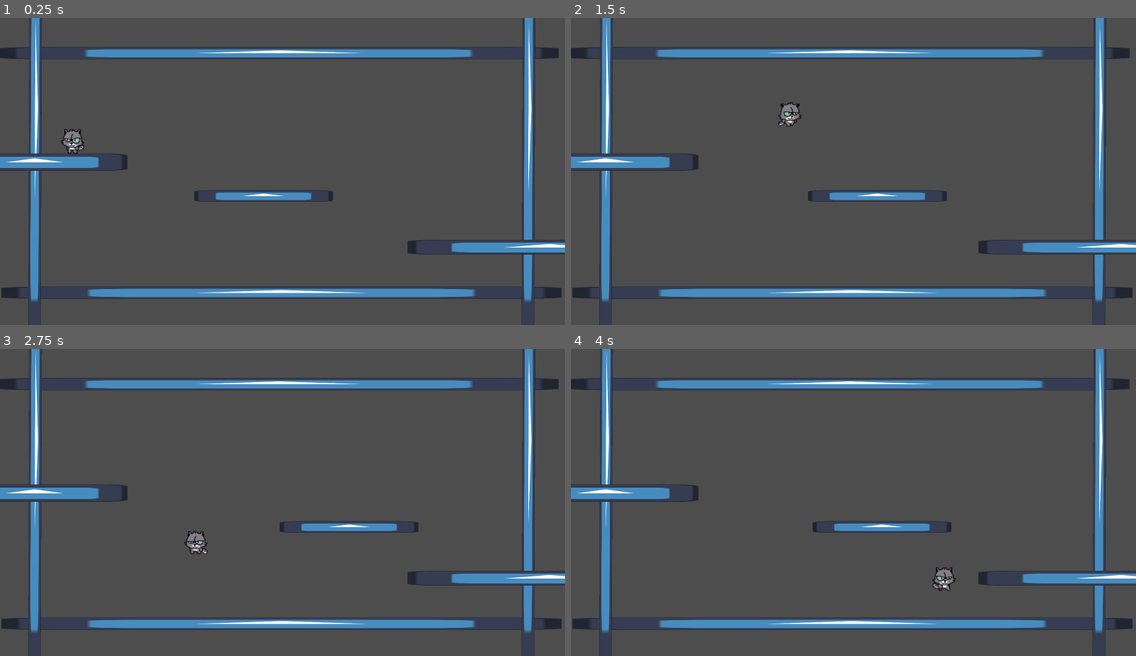
Above: before the commit, frames 1-4 (two rows, left to right).
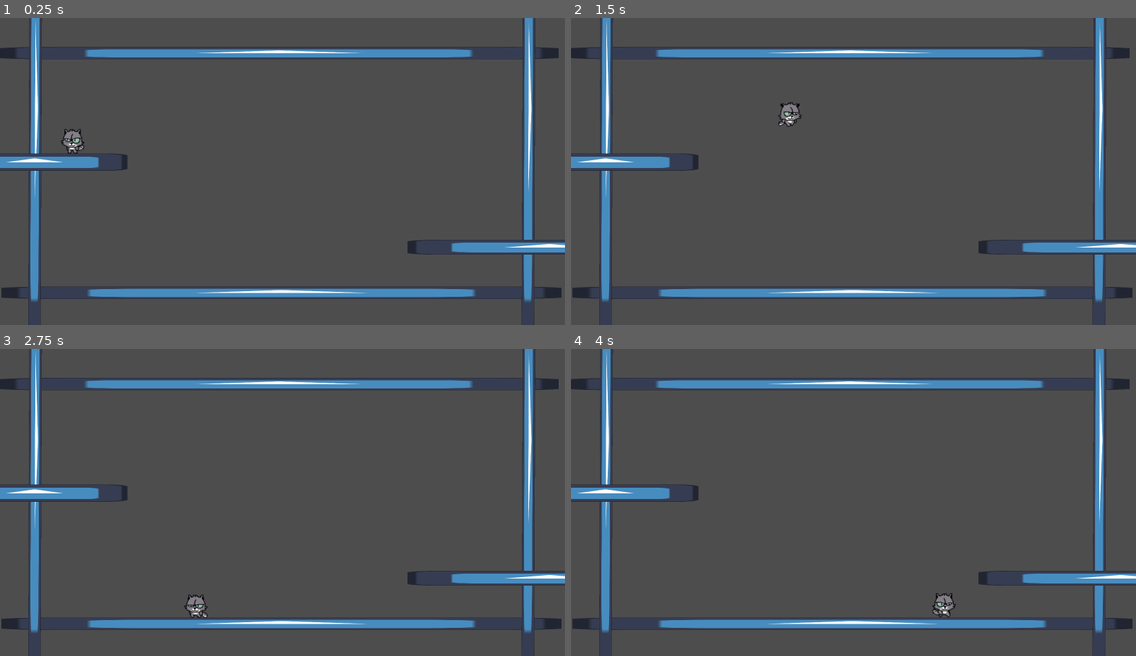
Above: after the commit, the same moments.

Repository: firesmoker/bubble07
Game: Godot game, scene res://scenes/game.tscn
Same seed, same stepped clock (60 frames per second), same inputs: the game is played once before the commit and once after it. The engine's default icon, where the game draws it, is replaced by a stand-in: a white triangle on a blue panel in a dark square.
Inputs (mouse positions are in pixels of both pictures, inside the frame that each line leads up to):
- Up to frame 1 (0.25 s): no input
- Up to frame 2 (1.5 s): move the mouse to (977, 156) at 0.52 s; hold D (right) from 0.53 s (still down); tap Space (attack) at 0.6, 1.35 s; tap W (jump) at 0.77 s; move the mouse to (740, 186) at 1.27 s
- Up to frame 3 (2.75 s): tap W (jump) at 1.52 s; move the mouse to (339, 434) at 2.02 s; release D (right) at 2.03 s; press the mouse at (339, 434) at 2.03 s; hold A (left) from 2.03 s (still down); tap Space (attack) at 2.3 s
- Up to frame 4 (4 s): move the mouse to (825, 563) at 2.77 s; release A (left) at 2.78 s; release the mouse at (825, 563) at 2.78 s; hold D (right) from 2.78 s (still down); tap Space (attack) at 2.85, 3.6 s; tap W (jump) at 3.02, 3.77 s; move the mouse to (1023, 548) at 3.52 s

The runs differ from the first frame. In frame 1, 0.6% of the frame differs, in the area x 34-59%, y 56-60%; in frame 2, 0.6%; in frame 3, 1.0%, in the area x 32-74%, y 56-88%; in frame 4, 1.0%.

Commit message:
several changes

Diff:
--- a/scenes/catplayer.tscn
+++ b/scenes/catplayer.tscn
@@ -6,11 +6,52 @@
 [ext_resource type="Texture2D" uid="uid://b7kqv4ccr1cvy" path="res://assats/CatIdle-Sheet.png" id="3_71wjl"]
 [ext_resource type="Script" path="res://scripts/damager.gd" id="3_clu65"]
 [ext_resource type="Texture2D" uid="uid://c0jxnbhm345a2" path="res://assats/CatRun-Sheet.png" id="4_mjrp2"]
-[ext_resource type="PackedScene" uid="uid://wce32jjdb2ar" path="res://scenes/damager.tscn" id="6_ic3h7"]
+[ext_resource type="Texture2D" uid="uid://c11wurlcs22t5" path="res://assats/CatAttack-Sheet.png" id="6_2c2ot"]
+[ext_resource type="PackedScene" path="res://scenes/damager.tscn" id="6_ic3h7"]
 
 [sub_resource type="RectangleShape2D" id="RectangleShape2D_8n5yq"]
 size = Vector2(48, 73.4476)
 
+[sub_resource type="AtlasTexture" id="AtlasTexture_dcv7s"]
+atlas = ExtResource("6_2c2ot")
+region = Rect2(0, 0, 64, 64)
+
+[sub_resource type="AtlasTexture" id="AtlasTexture_un53f"]
+atlas = ExtResource("6_2c2ot")
+region = Rect2(64, 0, 64, 64)
+
+[sub_resource type="AtlasTexture" id="AtlasTexture_g0aqq"]
+atlas = ExtResource("6_2c2ot")
+region = Rect2(128, 0, 64, 64)
+
+[sub_resource type="AtlasTexture" id="AtlasTexture_4uqxp"]
+atlas = ExtResource("6_2c2ot")
+region = Rect2(192, 0, 64, 64)
+
+[sub_resource type="AtlasTexture" id="AtlasTexture_iokmw"]
+atlas = ExtResource("6_2c2ot")
+region = Rect2(256, 0, 64, 64)
+
+[sub_resource type="AtlasTexture" id="AtlasTexture_1vf5p"]
+atlas = ExtResource("6_2c2ot")
+region = Rect2(320, 0, 64, 64)
+
+[sub_resource type="AtlasTexture" id="AtlasTexture_rpsxr"]
+atlas = ExtResource("6_2c2ot")
+region = Rect2(384, 0, 64, 64)
+
+[sub_resource type="AtlasTexture" id="AtlasTexture_v6xdk"]
+atlas = ExtResource("6_2c2ot")
+region = Rect2(448, 0, 64, 64)
+
+[sub_resource type="AtlasTexture" id="AtlasTexture_484kg"]
+atlas = ExtResource("6_2c2ot")
+region = Rect2(512, 0, 64, 64)
+
+[sub_resource type="AtlasTexture" id="AtlasTexture_2wvt8"]
+atlas = ExtResource("6_2c2ot")
+region = Rect2(576, 0, 64, 64)
+
 [sub_resource type="AtlasTexture" id="AtlasTexture_f03l2"]
 atlas = ExtResource("3_71wjl")
 region = Rect2(0, 0, 64, 64)
@@ -61,6 +102,41 @@
 
 [sub_resource type="SpriteFrames" id="SpriteFrames_p07ug"]
 animations = [{
+"frames": [{
+"duration": 1.0,
+"texture": SubResource("AtlasTexture_dcv7s")
+}, {
+"duration": 1.0,
+"texture": SubResource("AtlasTexture_un53f")
+}, {
+"duration": 1.0,
+"texture": SubResource("AtlasTexture_g0aqq")
+}, {
+"duration": 1.0,
+"texture": SubResource("AtlasTexture_4uqxp")
+}, {
+"duration": 1.0,
+"texture": SubResource("AtlasTexture_iokmw")
+}, {
+"duration": 1.0,
+"texture": SubResource("AtlasTexture_1vf5p")
+}, {
+"duration": 1.0,
+"texture": SubResource("AtlasTexture_rpsxr")
+}, {
+"duration": 1.0,
+"texture": SubResource("AtlasTexture_v6xdk")
+}, {
+"duration": 1.0,
+"texture": SubResource("AtlasTexture_484kg")
+}, {
+"duration": 1.0,
+"texture": SubResource("AtlasTexture_2wvt8")
+}],
+"loop": true,
+"name": &"attack",
+"speed": 5.0
+}, {
 "frames": [{
 "duration": 1.0,
 "texture": SubResource("AtlasTexture_f03l2")
@@ -138,8 +214,8 @@
 [node name="AnimatedSprite2D" type="AnimatedSprite2D" parent="."]
 scale = Vector2(1.98298, 1.9456)
 sprite_frames = SubResource("SpriteFrames_p07ug")
-animation = &"idle"
+animation = &"attack"
 autoplay = "idle"
-frame_progress = 0.00519214
+frame_progress = 0.481626
 
 [connection signal="body_entered" from="BubbleDamager" to="BubbleDamager" method="_on_body_entered"]
--- a/scenes/game.tscn
+++ b/scenes/game.tscn
@@ -1,8 +1,7 @@
-[gd_scene load_steps=4 format=3 uid="uid://f4audln8i5r3"]
+[gd_scene load_steps=3 format=3 uid="uid://f4audln8i5r3"]
 
-[ext_resource type="PackedScene" uid="uid://d1hrbi74p7qd5" path="res://scenes/catplayer.tscn" id="1_4sxkf"]
-[ext_resource type="PackedScene" uid="uid://cunujkcdqp1gs" path="res://scenes/platform.tscn" id="2_xt8os"]
-[ext_resource type="PackedScene" path="res://scenes/moving_platform.tscn" id="3_w4qv2"]
+[ext_resource type="PackedScene" uid="uid://bdpficipe4et0" path="res://scenes/catplayer.tscn" id="1_4sxkf"]
+[ext_resource type="PackedScene" uid="uid://ncbvum04cvdu" path="res://scenes/platform.tscn" id="2_xt8os"]
 
 [node name="Game" type="Node2D"]
 
@@ -37,7 +36,3 @@
 
 [node name="Camera2D" type="Camera2D" parent="."]
 zoom = Vector2(0.6, 0.6)
-
-[node name="MovingPlatform" parent="." instance=ExtResource("3_w4qv2")]
-position = Vector2(-161, 144)
-scale = Vector2(1.69457, 0.526316)
--- a/scenes/moving_platform.tscn
+++ b/scenes/moving_platform.tscn
@@ -1,14 +1,40 @@
-[gd_scene load_steps=4 format=3 uid="uid://vm3i3ve6takh"]
+[gd_scene load_steps=7 format=3 uid="uid://vm3i3ve6takh"]
 
-[ext_resource type="PackedScene" uid="uid://ncbvum04cvdu" path="res://scenes/platform.tscn" id="1_0ccnx"]
 [ext_resource type="Script" path="res://scripts/moving_platform.gd" id="2_k23ls"]
+[ext_resource type="Texture2D" uid="uid://re0w6dh1floq" path="res://icon.svg" id="2_yjmsx"]
+[ext_resource type="PackedScene" path="res://scenes/damager.tscn" id="3_rx47l"]
+
+[sub_resource type="RectangleShape2D" id="RectangleShape2D_ljpf0"]
+size = Vector2(484, 134)
 
 [sub_resource type="RectangleShape2D" id="RectangleShape2D_fkb2d"]
 
-[node name="MovingPlatform" instance=ExtResource("1_0ccnx")]
+[sub_resource type="RectangleShape2D" id="RectangleShape2D_re561"]
+size = Vector2(492.132, 140.6)
+
+[node name="MovingPlatform" type="AnimatableBody2D"]
+position = Vector2(0, 35)
+scale = Vector2(0.430779, 0.526316)
 script = ExtResource("2_k23ls")
+speed = null
+left_limit = null
+right_limit = null
 
-[node name="Area2D" type="Area2D" parent="." index="2"]
+[node name="CollisionShape2D" type="CollisionShape2D" parent="."]
+shape = SubResource("RectangleShape2D_ljpf0")
+metadata/_edit_lock_ = true
 
-[node name="CollisionShape2D" type="CollisionShape2D" parent="Area2D" index="0"]
+[node name="Sprite2D" type="Sprite2D" parent="."]
+scale = Vector2(3.73438, 1)
+texture = ExtResource("2_yjmsx")
+
+[node name="Area2D" type="Area2D" parent="."]
+
+[node name="CollisionShape2D" type="CollisionShape2D" parent="Area2D"]
 shape = SubResource("RectangleShape2D_fkb2d")
+
+[node name="Damager" parent="." instance=ExtResource("3_rx47l")]
+
+[node name="CollisionShape2D" type="CollisionShape2D" parent="Damager"]
+shape = SubResource("RectangleShape2D_re561")
+debug_color = Color(0.894586, 0.255554, 0.494507, 0.42)
--- /dev/null
+++ b/scenes/moving_platform_real.tscn
@@ -0,0 +1,17 @@
+[gd_scene load_steps=4 format=3 uid="uid://nfjr1ekrh86h"]
+
+[ext_resource type="PackedScene" uid="uid://ncbvum04cvdu" path="res://scenes/platform.tscn" id="1_x2avd"]
+[ext_resource type="Script" path="res://scripts/moving_platform.gd" id="2_w41iw"]
+
+[sub_resource type="RectangleShape2D" id="RectangleShape2D_fkb2d"]
+
+[node name="MovingPlatform" instance=ExtResource("1_x2avd")]
+script = ExtResource("2_w41iw")
+speed = null
+left_limit = null
+right_limit = null
+
+[node name="Area2D" type="Area2D" parent="." index="2"]
+
+[node name="CollisionShape2D" type="CollisionShape2D" parent="Area2D" index="0"]
+shape = SubResource("RectangleShape2D_fkb2d")
--- a/scripts/catplayer.gd
+++ b/scripts/catplayer.gd
@@ -5,6 +5,7 @@
 const SPEED = 900.0
 const JUMP_VELOCITY = -900.0
 @onready var axis: Node2D = $Axis
+var platform_velocity : Vector2
 
 
 func _ready() -> void:
@@ -42,7 +43,10 @@
 		axis.rotation = 0
 		animated_sprite_2d.flip_h = false
 
+	velocity += platform_velocity
 	move_and_slide()
+	platform_velocity = get_platform_velocity()
+	print(platform_velocity)
 
 func attack() -> void:
 	var timer: SceneTreeTimer = get_tree().create_timer(0.4)
--- a/scripts/moving_platform.gd
+++ b/scripts/moving_platform.gd
@@ -1,7 +1,7 @@
-extends StaticBody2D
+extends AnimatableBody2D
 
 # Movement speed
-var velocity: Vector2 = Vector2(0,0)
+#var velocity: Vector2 = Vector2(0,0)
 @export var speed: float = 200.0
 # Left and right boundaries
 @export var left_limit: float = 0.0
Binary file added: assats/CatAttack-Sheet.png
Not shown, added: assats/CatAttack-Sheet.png.import
Binary file added: scenes/CatAttack-Sheet.png
Not shown, added: scenes/CatAttack-Sheet.png.import
Not shown: 1 places in scenes/catplayer.tscn that only renumber resources
Not shown: 1 places in scenes/game_test1.tscn that only renumber resources
Not shown: 1 places in scenes/platform.tscn that only renumber resources
